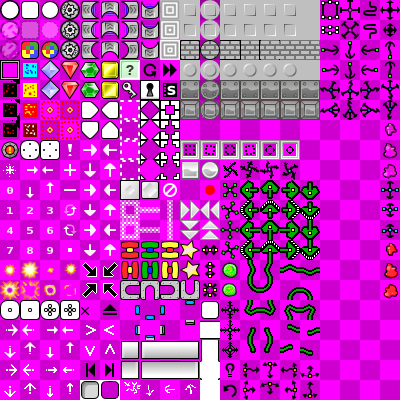
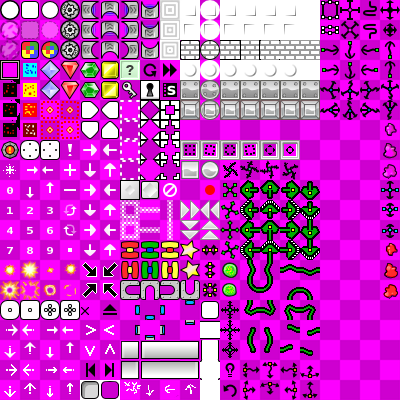
Before/after of a 400x400 layered artwork. What changed in the layer stack:
painted on "luminosity" over <box>160,0,180,60</box>
hid "wall_recolorer", painted on it over <box>160,0,320,120</box>
painted on "sprites" over <box>160,0,180,60</box>
